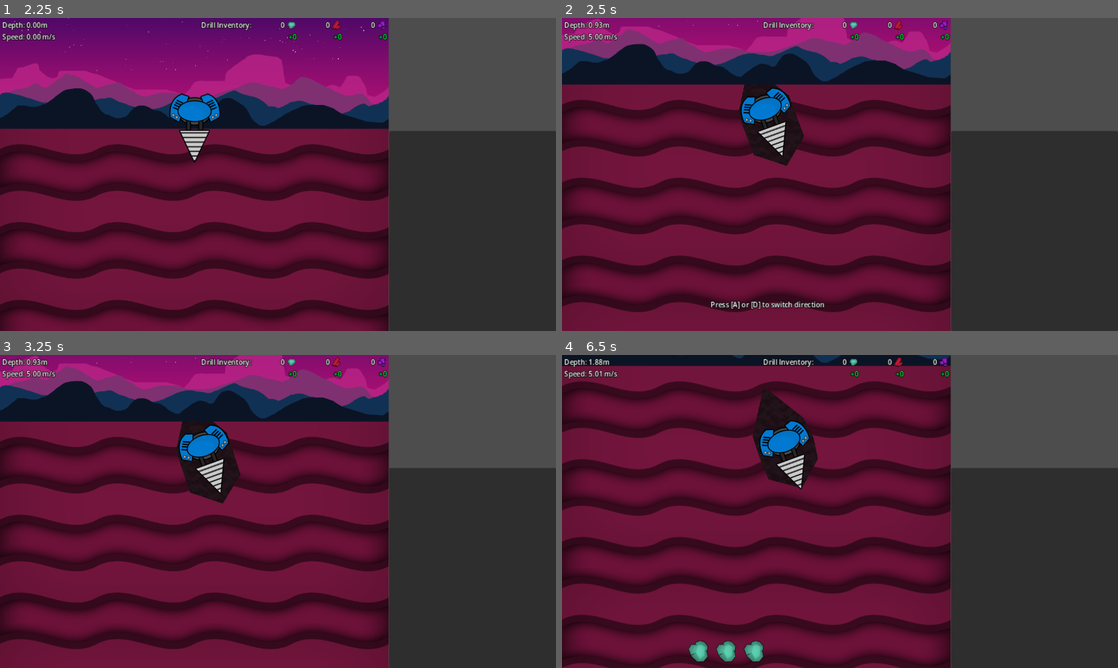
Above: before the commit, frames 1-4 (two rows, left to right).
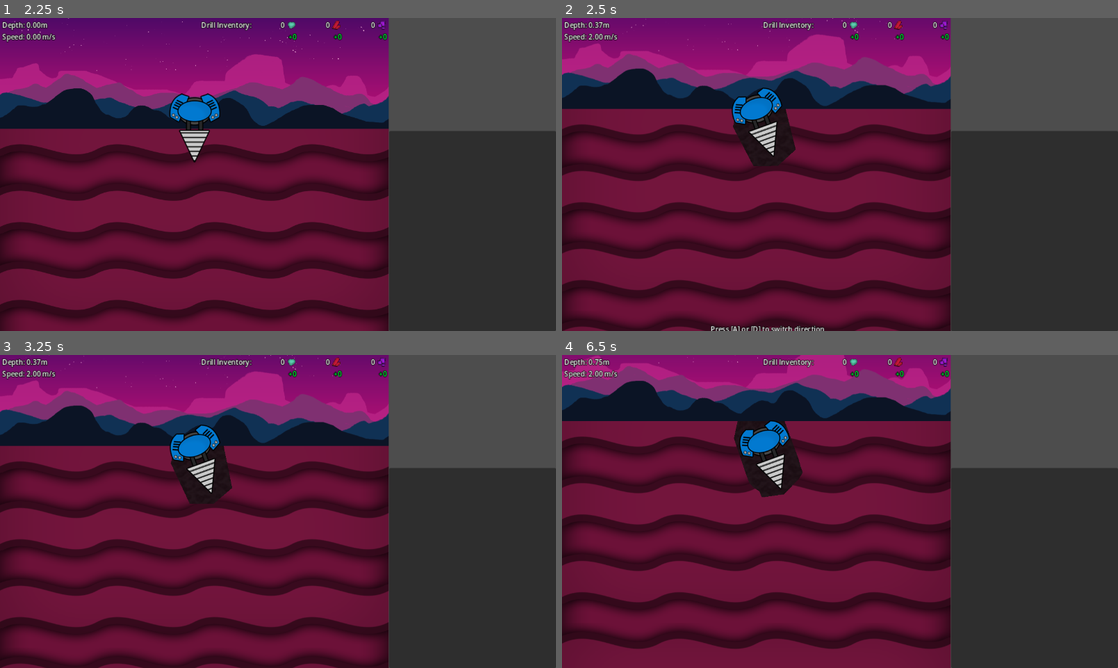
Above: after the commit, the same moments.

Repository: aNotSoCleverName/mechanicore
Game: Godot game, scene res://Main.tscn
Two runs of this game, one before a commit and one after it. Both use one fixed random seed, a clock stepped at 60 frames per second and the inputs below.
Inputs (mouse positions are in pixels of both pictures, inside the frame that each line leads up to):
- Up to frame 1 (2.25 s): click "Continue" at 0.5 s; click "Continue" at 1.25 s; tap Space at 2 s; move the mouse to (400, 158) at 2.02 s; hold Right (ui_right) from 2.03 s (still down); tap R at 2.1 s; click (400, 158) at 2.17 s
- Up to frame 2 (2.5 s): keep holding Right (ui_right); tap Enter (ui_accept) at 2.27 s
- Up to frame 3 (3.25 s): tap A at 2.75 s; move the mouse to (166, 527) at 2.77 s; release Right (ui_right) at 2.78 s; hold Down (ui_down) from 2.78 s (still down); tap R at 2.85 s; tap Enter (ui_accept) at 3.02 s
- Up to frame 4 (6.5 s): tap R at 3.5, 3.6, 4.25, 4.35, 5, 5.1, 5.75, 5.85 s; move the mouse to (895, 442) at 3.52 s; release Down (ui_down) at 3.53 s; hold Right (ui_right) 3.53-4.28 s; move the mouse to (812, 574) at 4.27 s; hold Up (ui_up) 4.28-5.03 s; click (812, 574) at 4.42 s; tap Enter (ui_accept) at 4.52, 5.27, 6.02 s; move the mouse to (1006, 558) at 5.02 s; hold Left (ui_left) from 5.03 s (still down); move the mouse to (673, 464) at 5.77 s

Frame 1 is identical in both runs. In frame 2, 47% of the frame differs, in the area x 0-70%, y 0-100%; in frame 3, 47%; in frame 4, 47%.

Commit message:
Balanced values

Diff:
--- a/Base/Menu/Craft/Craft Item/Resources/Item7.tres
+++ b/Base/Menu/Craft/Craft Item/Resources/Item7.tres
@@ -6,7 +6,7 @@
 [resource]
 script = ExtResource("1_jeehr")
 image = ExtResource("1_38ny3")
-price = 2700
+price = 3500
 timeSec = 7.0
 materials = {
 1: 25,
--- a/Base/Menu/Craft/Craft Item/Resources/Item8.tres
+++ b/Base/Menu/Craft/Craft Item/Resources/Item8.tres
@@ -6,7 +6,7 @@
 [resource]
 script = ExtResource("2_dqqm3")
 image = ExtResource("1_xmspl")
-price = 3500
+price = 4000
 timeSec = 8.0
 materials = {
 1: 0,
--- a/Base/Menu/Craft/Craft Item/Resources/Item9.tres
+++ b/Base/Menu/Craft/Craft Item/Resources/Item9.tres
@@ -6,7 +6,7 @@
 [resource]
 script = ExtResource("2_4oble")
 image = ExtResource("1_g5t54")
-price = 5000
+price = 6000
 timeSec = 10.0
 materials = {
 1: 15,
--- a/Base/Menu/Upgrade/Resource/Base/Max Craft Queue.tres
+++ b/Base/Menu/Upgrade/Resource/Base/Max Craft Queue.tres
@@ -11,7 +11,7 @@
 name = "Max Craft Queue"
 maxLevel = 2
 statChange = Array[float]([2.0, 5.0])
-prices = Array[int]([500, 1500])
+prices = Array[int]([500, 2000])
 descStatUnit = ""
 descStatMult = 1.0
 desc = "Increases crafting max queue by ${totalStatChange} ${statChange}."
--- a/Base/Menu/Upgrade/Resource/Base/Mind Reader.tres
+++ b/Base/Menu/Upgrade/Resource/Base/Mind Reader.tres
@@ -11,7 +11,7 @@
 name = "Mind Reader"
 maxLevel = 1
 statChange = Array[float]([1.0])
-prices = Array[int]([2500])
+prices = Array[int]([6200])
 descStatUnit = ""
 descStatMult = 1.0
 desc = "Can see what customers in the back will order."
--- a/Base/Menu/Upgrade/Resource/Base/Shorten Craft Time.tres
+++ b/Base/Menu/Upgrade/Resource/Base/Shorten Craft Time.tres
@@ -11,7 +11,7 @@
 name = "Shorten Craft Time"
 maxLevel = 4
 statChange = Array[float]([0.05, 0.05, 0.1, 0.1])
-prices = Array[int]([500, 1000, 2000, 4000])
+prices = Array[int]([1500, 3400, 5300, 11800])
 descStatUnit = "%"
 descStatMult = 100.0
 desc = "Shorten crafting time by ${totalStatChange} ${statChange}."
--- a/Base/Menu/Upgrade/Resource/Drill/Dodge.tres
+++ b/Base/Menu/Upgrade/Resource/Drill/Dodge.tres
@@ -11,7 +11,7 @@
 name = "Dodge"
 maxLevel = 1
 statChange = Array[float]([1.0])
-prices = Array[int]([0])
+prices = Array[int]([1500])
 descStatUnit = ""
 descStatMult = 1.0
 desc = "Enables dodging. Double tap the A or D key."
--- a/Base/Menu/Upgrade/Resource/Drill/Double Ore Chance.tres
+++ b/Base/Menu/Upgrade/Resource/Drill/Double Ore Chance.tres
@@ -9,9 +9,9 @@
 stats = 3
 icon = ExtResource("1_j46dk")
 name = "2x Ore Chance"
-maxLevel = 4
-statChange = Array[float]([0.1, 0.2, 0.3, 0.4])
-prices = Array[int]([100, 100, 100, 100])
+maxLevel = 5
+statChange = Array[float]([0.1, 0.1, 0.2, 0.3, 0.3])
+prices = Array[int]([1600, 2400, 8000, 13400, 24000])
 descStatUnit = "%"
 descStatMult = 100.0
 desc = "When picking an ore, increase the chance to get 2 ores by ${totalStatChange} ${statChange}"
--- a/Base/Menu/Upgrade/Resource/Drill/Max Shield.tres
+++ b/Base/Menu/Upgrade/Resource/Drill/Max Shield.tres
@@ -9,9 +9,9 @@
 stats = 1
 icon = ExtResource("1_g8l43")
 name = "Max Shield"
-maxLevel = 2
-statChange = Array[float]([1.0, 1.0])
-prices = Array[int]([600, 200])
+maxLevel = 5
+statChange = Array[float]([1.0, 1.0, 1.0, 1.0, 1.0])
+prices = Array[int]([1400, 3200, 14900, 24300, 35400])
 descStatUnit = ""
 descStatMult = 1.0
 desc = "Increases drill's max shield by ${totalStatChange} ${statChange}"
--- a/Base/Menu/Upgrade/Resource/Drill/Max Speed.tres
+++ b/Base/Menu/Upgrade/Resource/Drill/Max Speed.tres
@@ -9,9 +9,9 @@
 stats = 2
 icon = ExtResource("1_joaxk")
 name = "Max Speed"
-maxLevel = 3
-statChange = Array[float]([100.0, 200.0, 300.0])
-prices = Array[int]([100, 100, 100])
+maxLevel = 6
+statChange = Array[float]([50.0, 100.0, 200.0, 300.0, 300.0, 300.0])
+prices = Array[int]([400, 1200, 3400, 8000, 14500, 29300])
 descStatUnit = "m/s"
 descStatMult = 0.01
 desc = "Increases drill's max speed by ${totalStatChange} ${statChange}. Hold W or S key to change speed."
--- a/Base/Shop/Queue.gd
+++ b/Base/Shop/Queue.gd
@@ -10,8 +10,8 @@
 @onready var _spawnTimer: Timer = $"Spawn Timer";
 
 func _ResetSpawnTimer() -> void:
-	#self._spawnTimer.wait_time = randi_range(5, 15);
-	self._spawnTimer.wait_time = 1;
+	self._spawnTimer.wait_time = randi_range(5, 15);
+	#self._spawnTimer.wait_time = 1;
 
 func _ExitQueue() -> void:
 	self.alienQueues.remove_at(0);
--- a/Endless Run/Drill/Drill.gd
+++ b/Endless Run/Drill/Drill.gd
@@ -5,7 +5,7 @@
 
 const PX_PER_METER: float = 100;
 
-const START_SPEED: float = 500;
+const START_SPEED: float = 200;
 const MAX_MIN_SPEED: float = 1200;	# Maximum value of min speed. As drill gets deeper, min speed increases, but it will never be higher than this value.
 
 @onready var upgradeComponentContainer: UpgradeComponentContainer = $"Upgrade Component Container";
